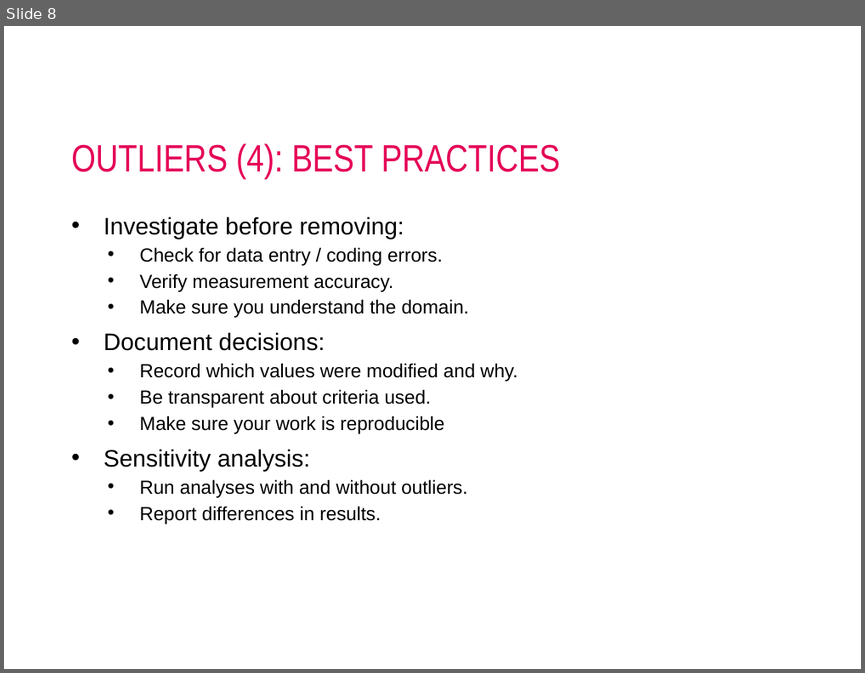
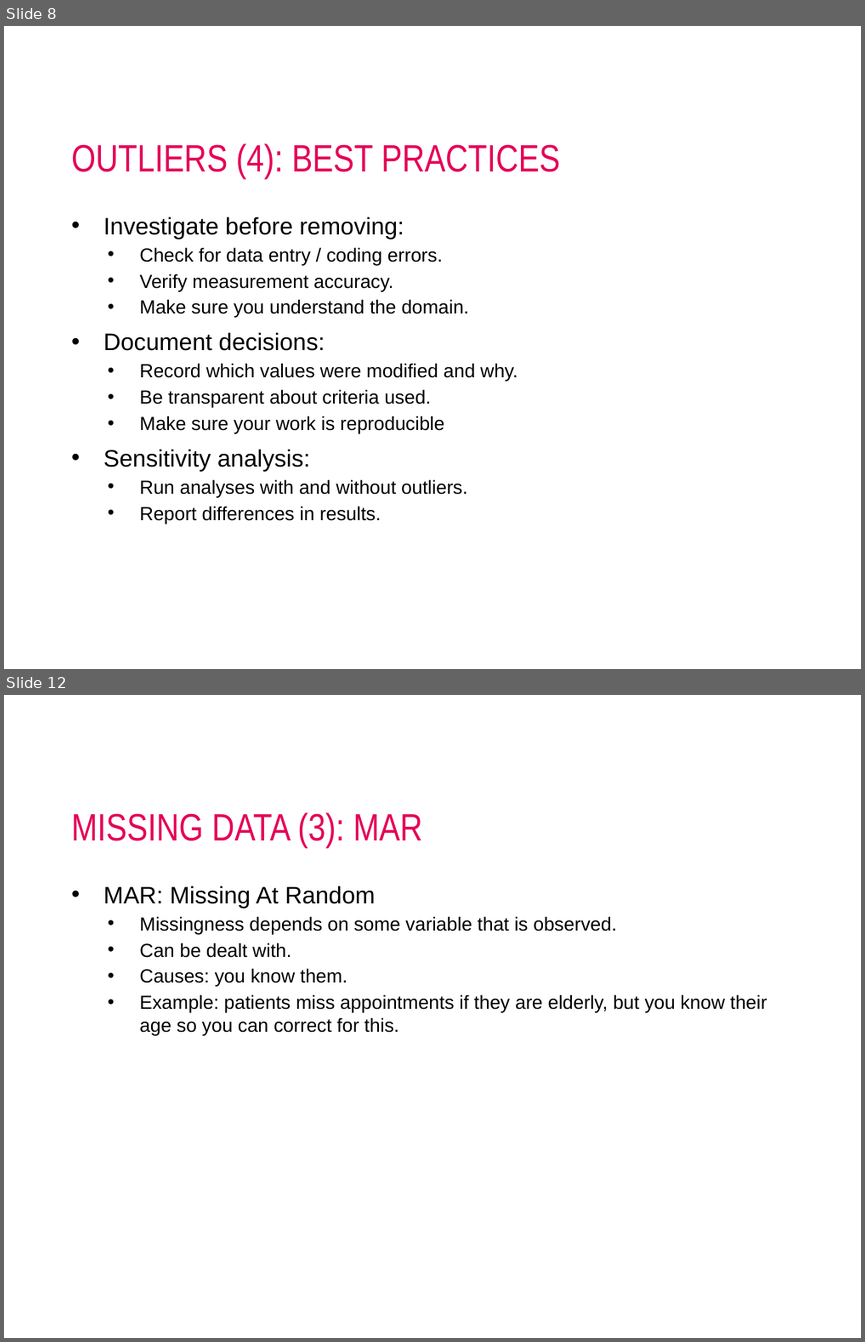
Before and after one commit to AIM-MADS-DATEXP/lesson-outliers-missing-data-erroneous-data, a slide deck: lesson-outliers.pptx. Shown one above the other, each under a label of ours: slide 8 before the commit, slides 8 and 12 after it; the slides between them are not shown. The pictures are 865x673 and 865x1342 pixels, drawn with LibreOffice and Linux fonts; fonts in the diff are those of the drawing; background and template pictures are left out. Boxes give left, top, right and bottom in pixels: in the first picture for what was removed or moved away, otherwise in the second. Text is boxed around its words. In the diff, an @@ line names an element or a change of style, - is before the commit and + after.

```diff
--- a/lesson-outliers.pptx
+++ b/lesson-outliers.pptx
@@ slide 12 added at (4, 695, 861, 1338), background #FFFFFF @@
@@ title added at (71, 812, 423, 848), 32 pt, text #E50056 @@
+MISSING DATA (3): MAR
@@ text added at (103, 885, 766, 1036), 16 pt, text #000000 @@
+• MAR: Missing At Random
+  • Missingness depends on some variable that is observed.
+  • Can be dealt with.
+  • Causes: you know them.
+  • Example: patients miss appointments if they are elderly, but you know their age so you can correct for this.
```
Also in this commit, not shown: 9 other slides added, 3 slides removed.
